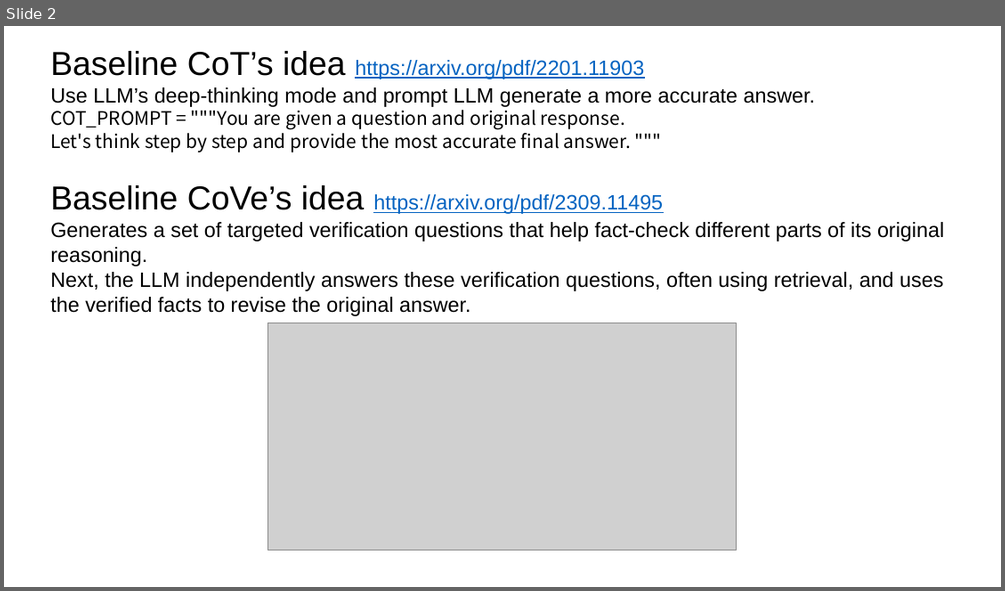
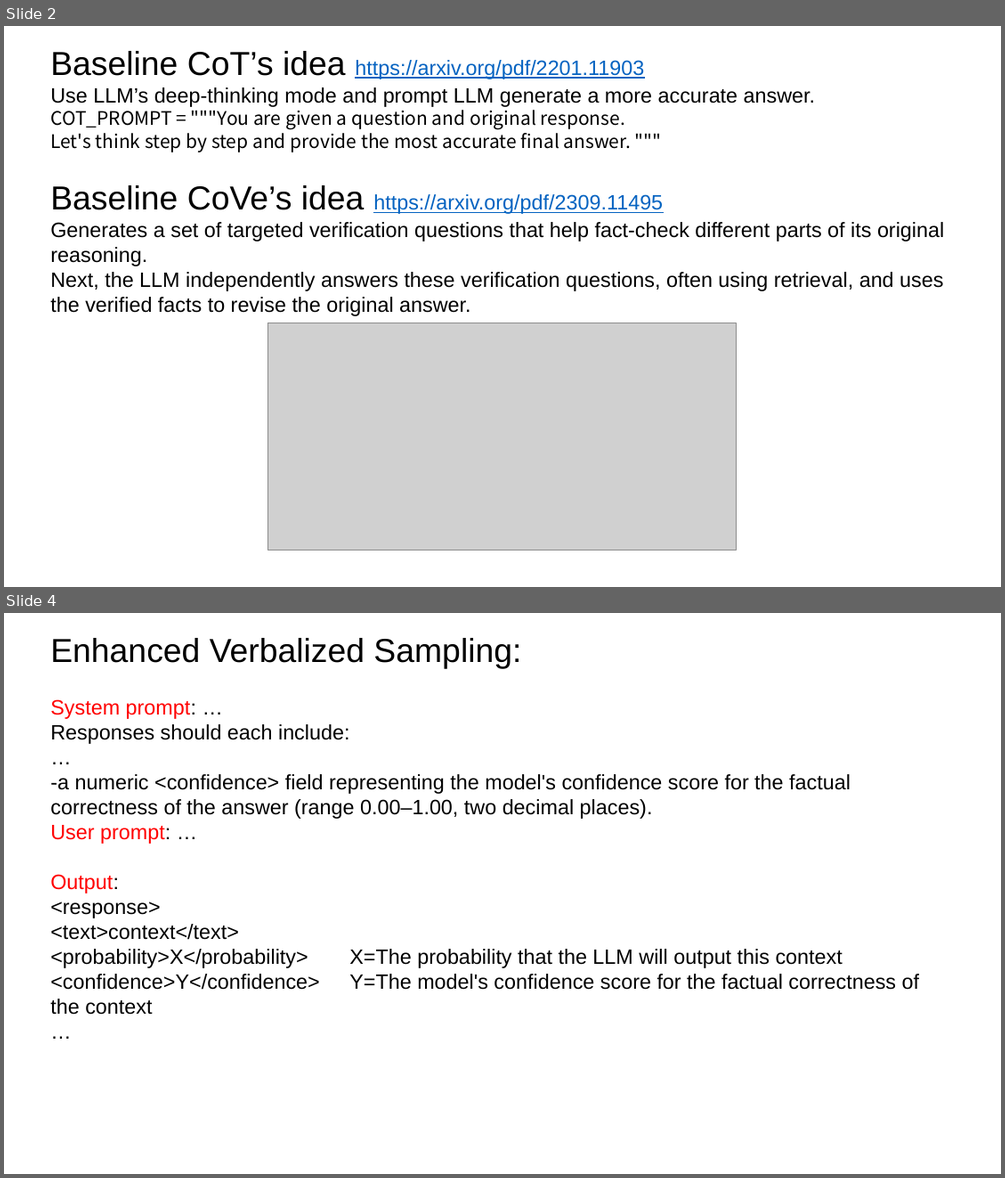
Before and after one commit to zbybr/LLMHalluMiti, a slide deck: slides/20251210.pptx. Shown one above the other, each under a label of ours: slide 2 before the commit, slides 2 and 4 after it; the slides between them are not shown. The pictures are 1005x591 and 1005x1178 pixels, drawn with LibreOffice and Linux fonts; fonts in the diff are those of the drawing; grey boxes stand for pictures. Boxes give left, top, right and bottom in pixels: in the first picture for what was removed or moved away, otherwise in the second. Text is boxed around its words. In the diff, an @@ line names an element or a change of style, - is before the commit and + after.

```diff
--- a/slides/20251210.pptx
+++ b/slides/20251210.pptx
@@ slide 4 added at (4, 613, 1001, 1174), background #FFFFFF @@
@@ text added at (50, 638, 919, 989), 20 pt, text #000000 @@
+Enhanced Verbalized Sampling:
+System prompt: …
+Responses should each include:
+…
+-a numeric <confidence> field representing the model's confidence score for the factual correctness of the answer (range 0.00–1.00, two decimal places).
+User prompt: …
+Output:
+<response>
+<text>context</text>
+<probability>X</probability> X=The probability that the LLM will output this context
+<confidence>Y</confidence> Y=The model's confidence score for the factual correctness of the context
+…
```
Also in this commit, not shown: 2 slides changed, 2 other slides added, 1 slide removed, 8 other files.
